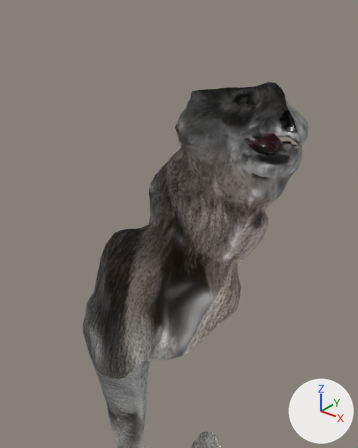
A saved change to the COLLADA model MyProject/art.scnassets/wolf/wolf.dae.
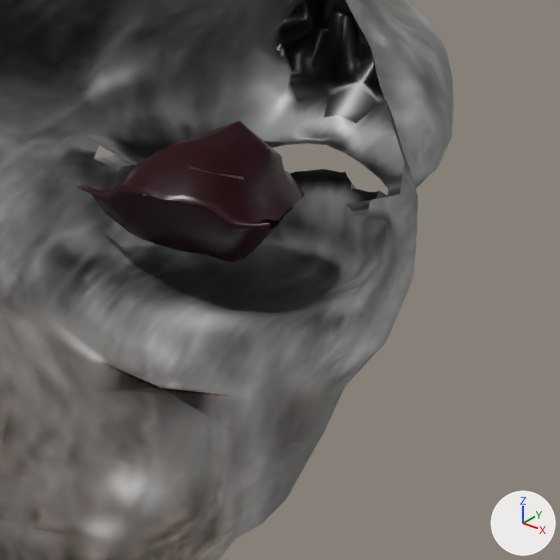
Each version appears first from a camera (50 mm lens) standing at (2.68, -3.45, 2.7) and looking at (-0.68, 0.76, 0.09), and next in a close-up on the part from 65% to 91% of the width and 25% to 46% of the height. The axes (+X, +Y, +Z) are drawn at lower right. The lights are the same throughout. Everything nearer to the camera than a plane just in front of the edit is cut away. Where no turn or scale is listed for an object, it has been applied to the vertices.

In view in the first close-up: 'wolf', 'wolf_001'.
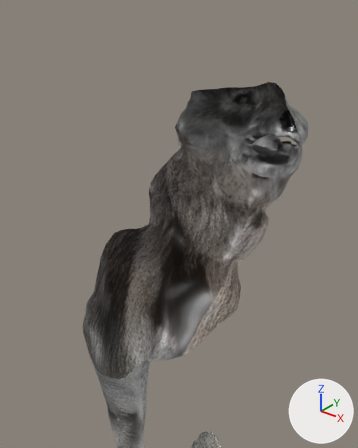
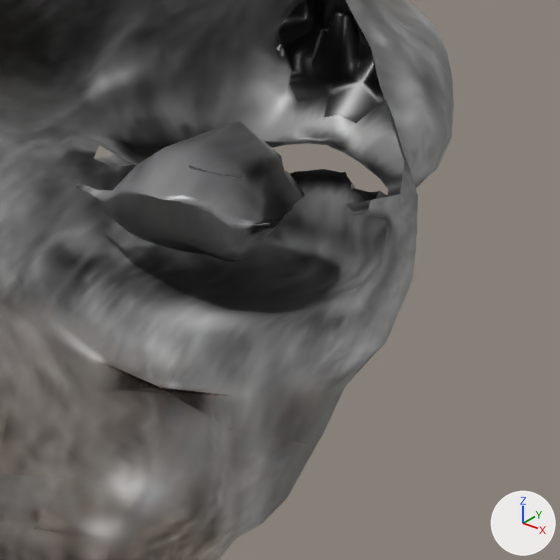
The newer file is also turned or shifted as a whole; pictures and numbers use the older file's frame.

Scene script edits in JSON lines:
```json
{"op": "add", "block": "img_wolf_diffuse_jpg", "code": ["img_wolf_diffuse_jpg = load_image('wolf_diffuse.jpg', 'wolf_diffuse.jpg', 2048, 2048, 'sRGB')"]}
{"op": "remove", "block": "mat_mouth", "code": "mat_mouth.base_color = (0.0356, 0.0095, 0.0127)  # brown #35191e"}
{"op": "add", "block": "mat_mouth", "code": "mat_mouth.texture = img_wolf_diffuse_jpg"}
```

Where the change shows, as pixel boxes (x1, y1, x2, y2) in the close-ups (560 x 560 px):
```json
{"object": "wolf_001", "change": "surface changed", "before": [77, 121, 295, 262], "after": [77, 121, 295, 262]}
```
